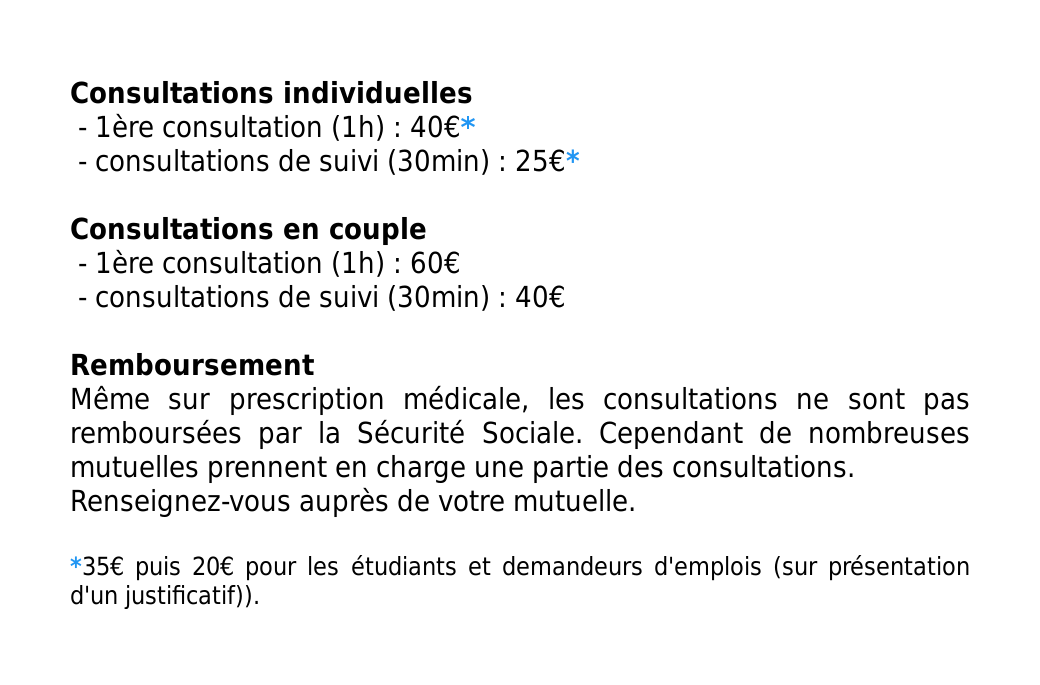
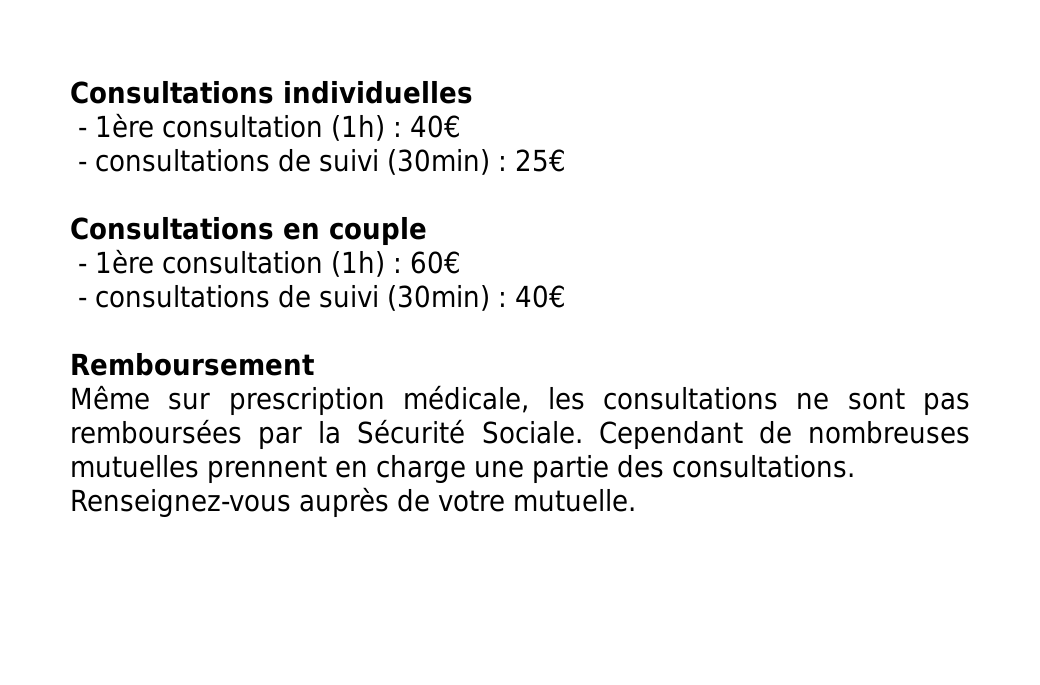
Before/after of a 1040×685 layered artwork. What changed in the layer stack:
painted on "Consultations individuelles ..." over [70, 116, 969, 609]
